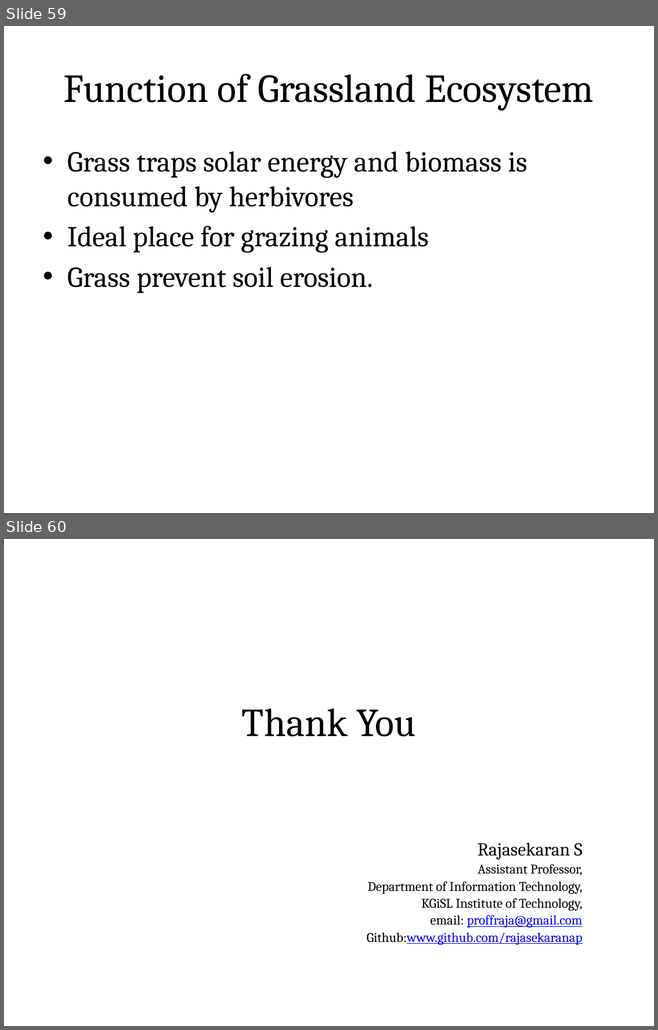
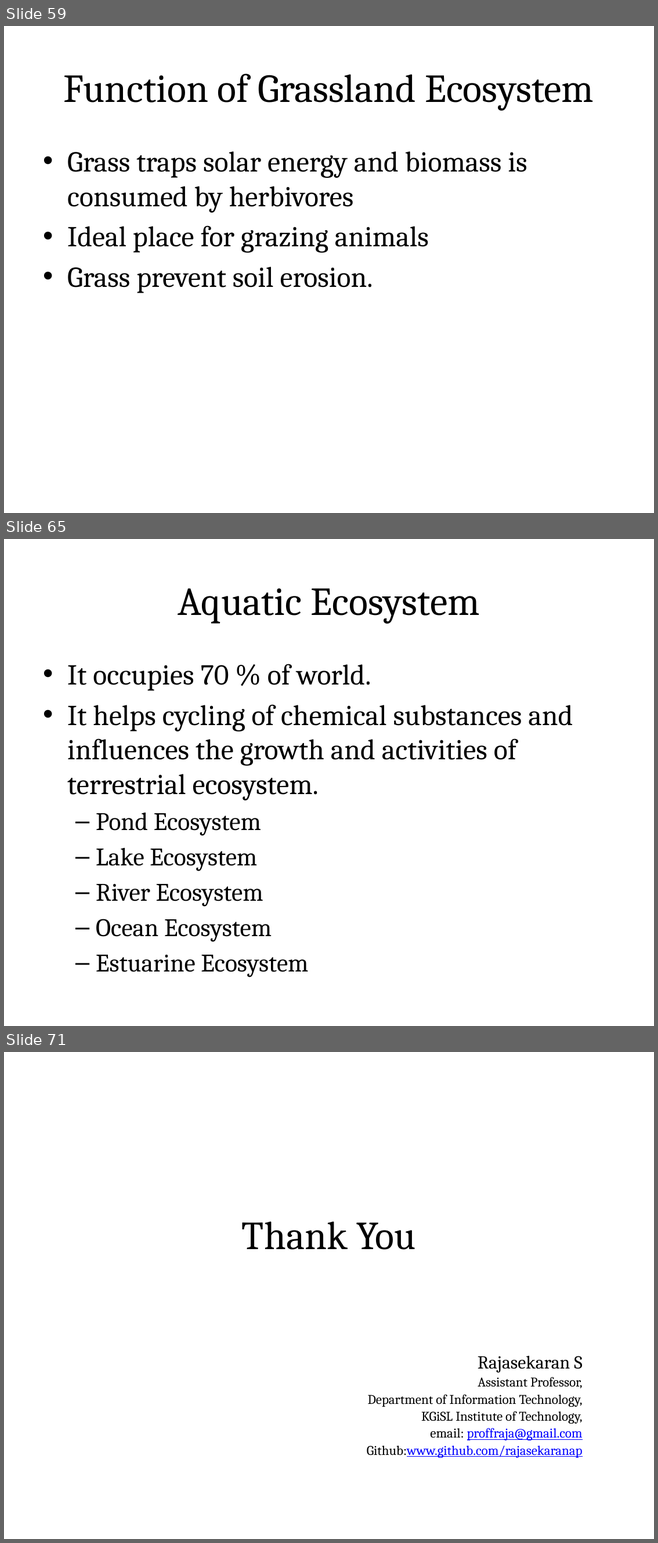
Before and after one commit to rajasekaran36/GE8291-Environmental-Science-and-Engineering, a slide deck: Slides/GE8291-U1.pptx. Shown one above the other, each under a label of ours: slides 59 and 60 before the commit, slides 59, 65 and 71 after it; the slides between them are not shown. The pictures are 658x1030 and 658x1543 pixels, drawn with LibreOffice and Linux fonts; fonts in the diff are those of the drawing. Boxes give left, top, right and bottom in pixels: in the first picture for what was removed or moved away, otherwise in the second. Text is boxed around its words. In the diff, an @@ line names an element or a change of style, - is before the commit and + after.

```diff
--- a/Slides/GE8291-U1.pptx
+++ b/Slides/GE8291-U1.pptx
@@ slide 65 added at [4,539,654,1026], background #FFFFFF @@
@@ title added at [36,559,621,640], fill gradient #DAFDA7 to #E4FCC2 to #F5FFE7, outline #98B955 0.75 pt, 44 pt, text #000000 @@
+Aquatic Ecosystem
@@ text added at [67,664,572,977], 32 pt, text #000000 @@
+• It occupies 70 % of world.
+• It helps cycling of chemical substances and influences the growth and activities of terrestrial ecosystem.
+  – Pond Ecosystem
+  – Lake Ecosystem
+  – River Ecosystem
+  – Ocean Ecosystem
+  – Estuarine Ecosystem
@@ what was slide 60 is now slide 71 @@
```
Also in this commit, not shown: 10 other slides added.
